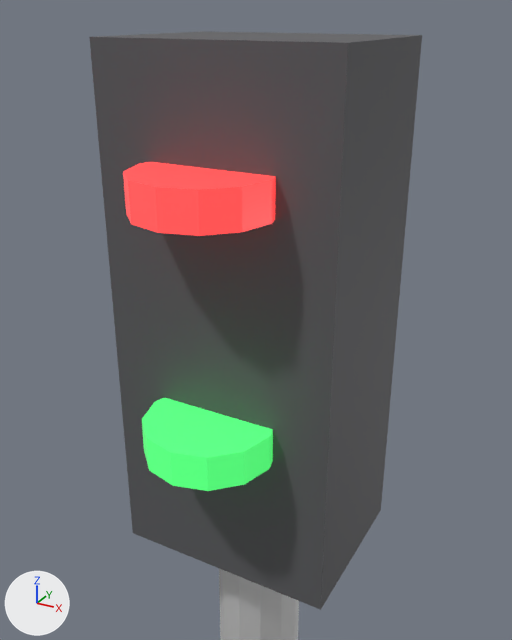
What one commit did to the glTF model models/signal.glb.
Rendered twice from a 50 mm camera at (0.542, -1.001, 4.388) aimed at (0.1, -0.197, 3.985). The lights are fixed; the arrows at lower left show +X, +Y and +Z. The older version comes first. Where no turn or scale is listed for an object, it has been applied to the vertices.

The older version as bpy lines, for what is in view:
```python
mat_material_2 = principled_material('Material_2')
mat_material_2.base_color = (0.949, 0.0784, 0.0784)  # red #f94f4f
mat_material_2.roughness = 0.3
mat_material_2.emission_color = (0.9, 0.05, 0.05)  # red #f33f3f
mat_material_2.emission_strength = 1.0
me_green = bpy.data.meshes.new('green')
me_green.from_pydata(...)  # a 12-sided cylinder along z spanning x -0.11..0.11, y -0.28..-0.06, z 3.72..3.78
me_green.materials.append(mat_material_3)  # green #4fe07c, glowing green #3fcb59
me_pole = bpy.data.meshes.new('pole')
me_pole.from_pydata(...)  # a 12-sided cut cone along z (radius 0.1 at the low end, 0.08 at the high end) spanning x -0.1..0.1, y -0.1..0.1, z 0.0..4.0
me_pole.materials.append(mat_material_0)  # its picture is missing
me_red = bpy.data.meshes.new('red')
me_red.from_pydata(...)  # a 12-sided cylinder along z spanning x -0.11..0.11, y -0.28..-0.06, z 4.12..4.18
me_red.materials.append(mat_material_2)  # red #f94f4f, glowing red #f33f3f
ob_green = bpy.data.objects.new('green', me_green)
ob_green.location = (0.0, 0.0, 0.0)
ob_pole = bpy.data.objects.new('pole', me_pole)
ob_pole.location = (0.0, 0.0, 0.0)
ob_red = bpy.data.objects.new('red', me_red)
ob_red.location = (0.0, 0.0, 0.0)
# also in view: 'box' at (0.0, 0.0, 3.9)
```
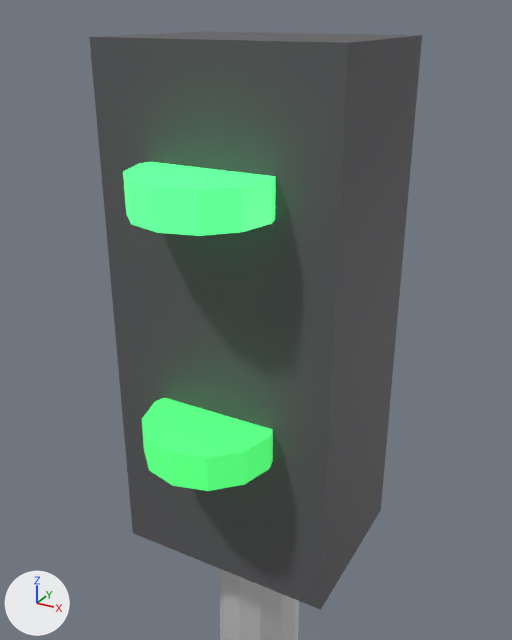
What differs and where, as boxes (x1, y1, x2, y2) in the pictures (512 x 640 px):
'red', recoloured (red to green)
    both: (123, 162, 276, 236)

The change, as a diff of the scene's bpy script:
```diff
--- a/models/signal.glb.py
+++ b/models/signal.glb.py
@@ mat_material_2 @@
 mat_material_2 = principled_material('Material_2')
-mat_material_2.base_color = (0.949, 0.0784, 0.0784)  # red #f94f4f
+mat_material_2.base_color = (0.08, 0.85, 0.25)  # green #50ed89
 mat_material_2.roughness = 0.3
-mat_material_2.emission_color = (0.9, 0.05, 0.05)  # red #f33f3f
+mat_material_2.emission_color = (0.08, 0.8, 0.2)  # green #50e77c
 mat_material_2.emission_strength = 1.0
```
